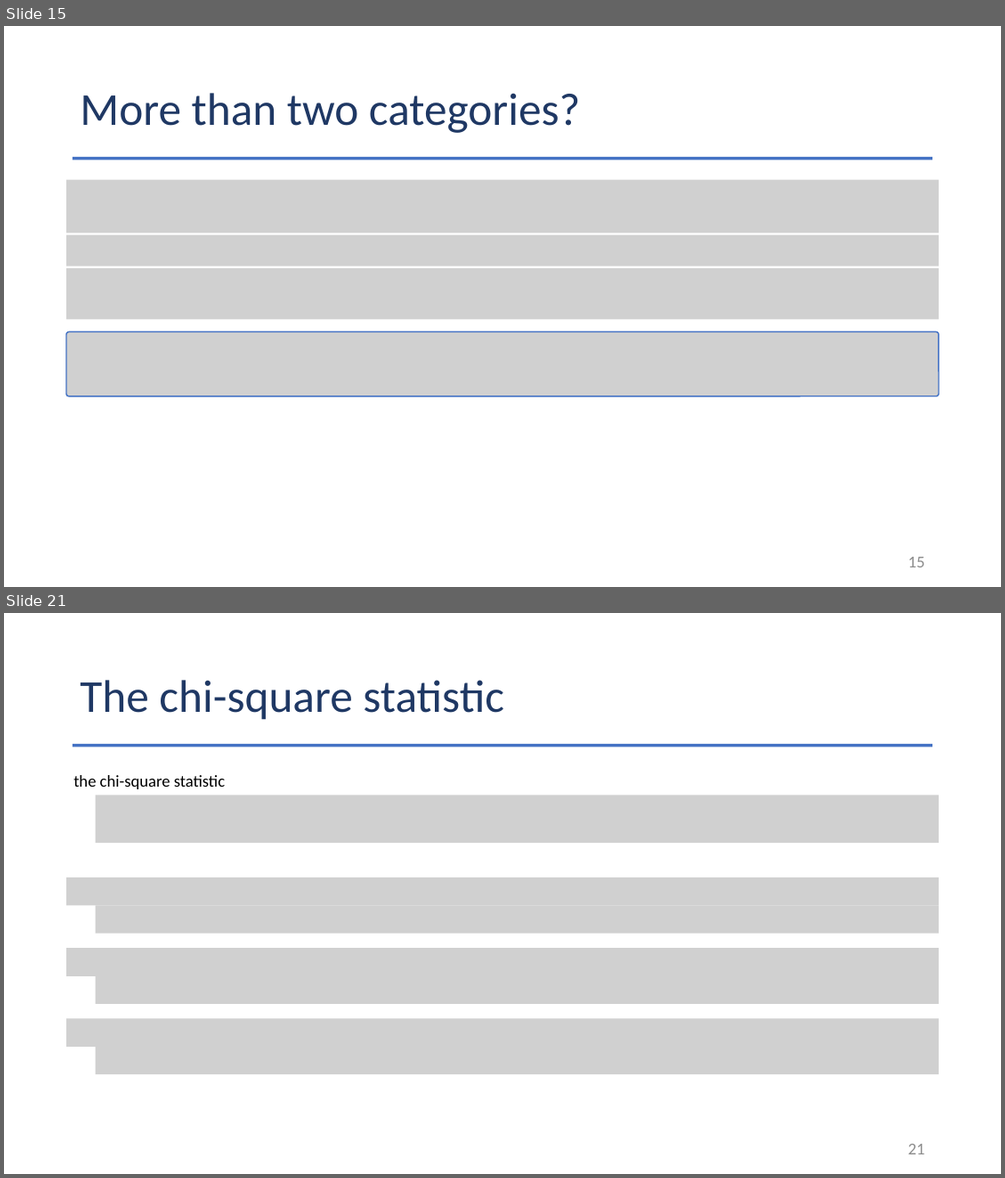
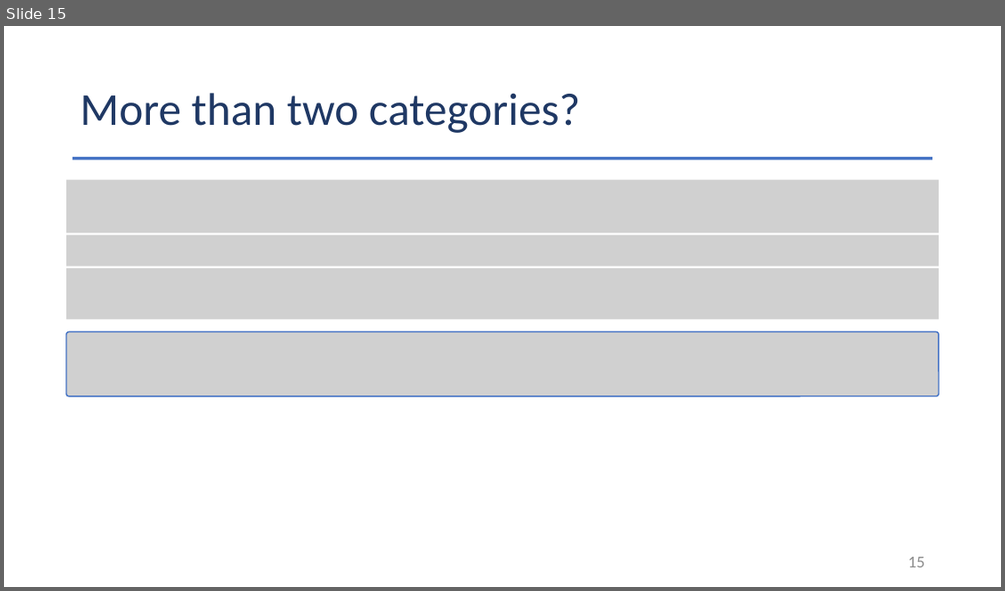
Before and after one commit to Jarred6068/Kvamme_UI_STAT251, a slide deck: docs/lecture_slides/Week 12/2026/Week12_Lecture29_Slides_11_11_2026.pptx. Shown one above the other, each under a label of ours: slides 15 and 21 before the commit, slide 15 after it; the slides between them are not shown. The pictures are 1005x1178 and 1005x591 pixels, drawn with LibreOffice and Linux fonts; fonts in the diff are those of the drawing; grey boxes stand for pictures. Boxes give left, top, right and bottom in pixels: in the first picture for what was removed or moved away, otherwise in the second. Text is boxed around its words. In the diff, an @@ line names an element or a change of style, - is before the commit and + after.

```diff
--- a/docs/lecture_slides/Week 12/2026/Week12_Lecture29_Slides_11_11_2026.pptx
+++ b/docs/lecture_slides/Week 12/2026/Week12_Lecture29_Slides_11_11_2026.pptx
@@ slide 21 removed at [4,613,1001,1174], background #FFFFFF @@
@@ title removed at [80,680,504,720] @@
-The chi-square statistic
@@ rectangle removed at [73,744,933,747] @@
@@ text removed at [73,775,225,789] @@
-the chi-square statistic
@@ picture removed at [96,795,938,843] @@
@@ picture removed at [66,877,938,906] @@
@@ picture removed at [96,906,938,933] @@
@@ picture removed at [66,948,938,976] @@
@@ picture removed at [96,976,938,1004] @@
@@ picture removed at [66,1018,938,1046] @@
@@ picture removed at [96,1046,938,1074] @@
@@ page number removed at [908,1143,925,1154] @@
-21
```
Also in this commit, not shown: 6 other slides removed, 48 other files.
